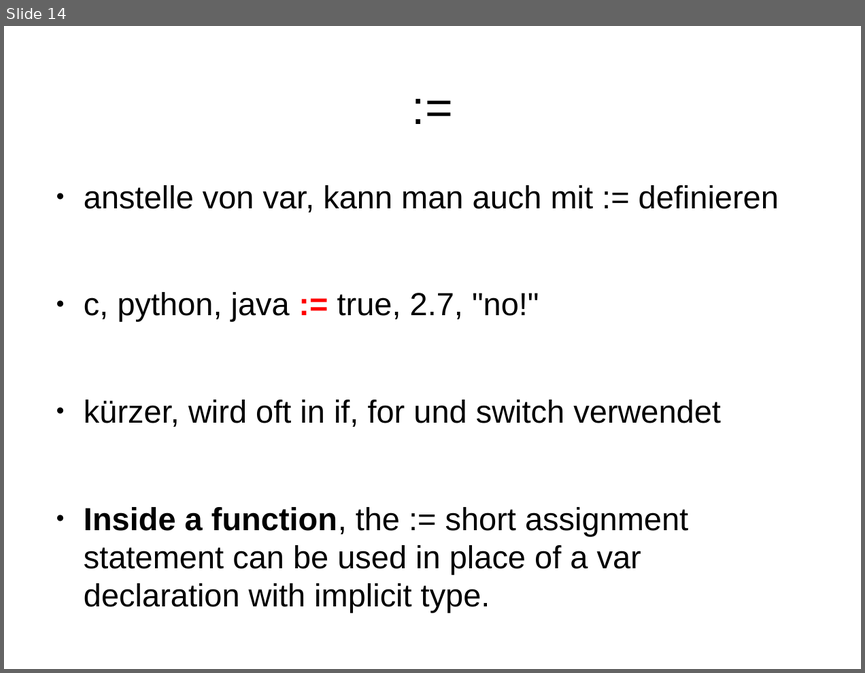
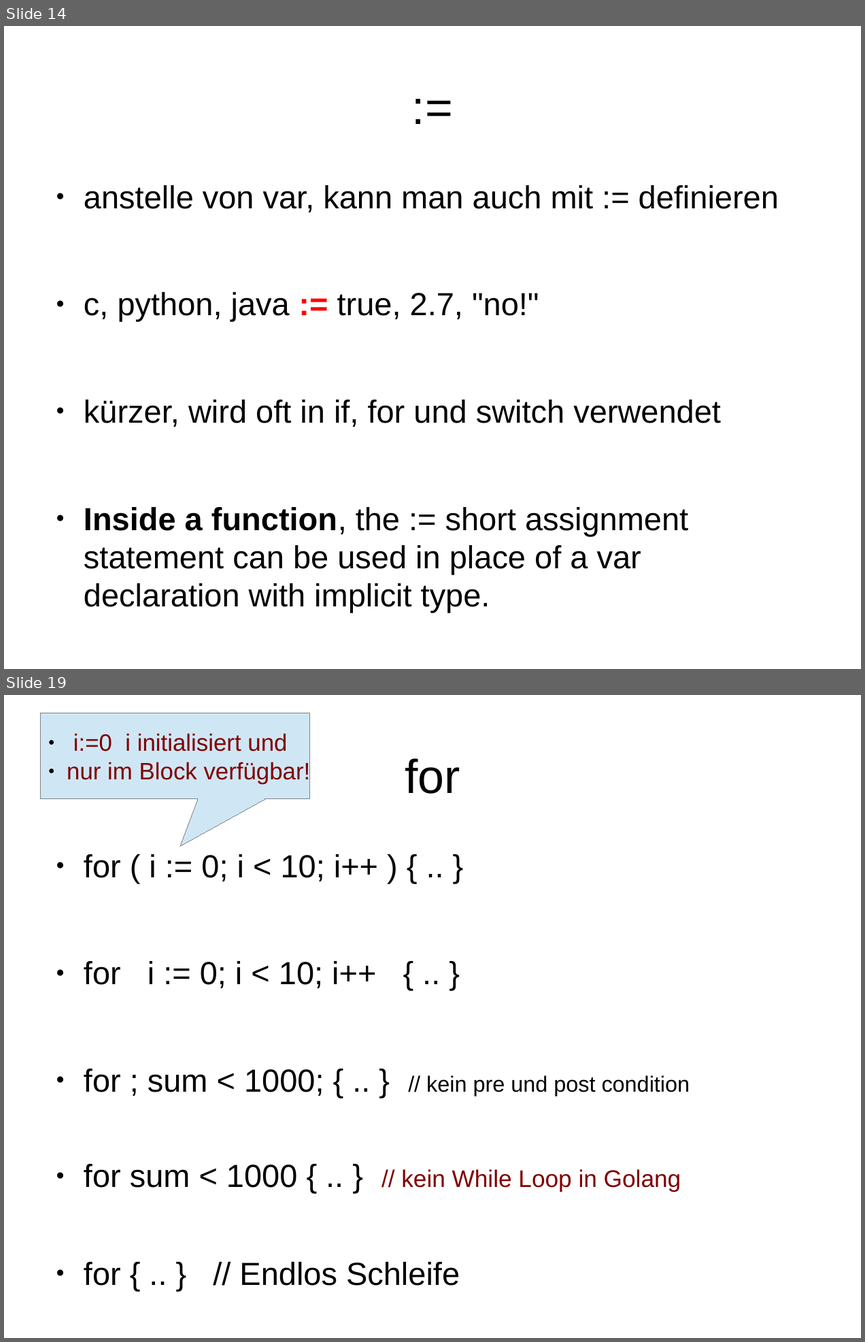
Before and after one commit to rayank77b/smallStuffs, a slide deck: programmierung/vortrag/golang.odp. Shown one above the other, each under a label of ours: slide 14 before the commit, slides 14 and 19 after it; the slides between them are not shown. The pictures are 865x673 and 865x1342 pixels, drawn with LibreOffice and Linux fonts; fonts in the diff are those of the drawing. Boxes give left, top, right and bottom in pixels: in the first picture for what was removed or moved away, otherwise in the second. Text is boxed around its words. In the diff, an @@ line names an element or a change of style, - is before the commit and + after.

```diff
--- a/programmierung/vortrag/golang.odp
+++ b/programmierung/vortrag/golang.odp
@@ slide 19 added at [4, 695, 861, 1338], background #FFFFFF @@
@@ speech box added at [41, 713, 309, 799], fill #CFE7F5, outline #808080 0 pt, 22 pt, text #800000 @@
+● i:=0 i initialisiert und
+● nur im Block verfügbar!
@@ title added at [405, 758, 460, 794], 44 pt, text #000000 @@
+for
@@ text added at [84, 854, 690, 1191], 29.6 pt, text #000000 @@
+● for ( i := 0; i < 10; i++ ) { .. }
+● for i := 0; i < 10; i++ { .. }
+● for ; sum < 1000; { .. } // kein pre und post condition
+● for sum < 1000 { .. } // kein While Loop in Golang
+● for { .. } // Endlos Schleife
```
Also in this commit, not shown: 5 other slides added, 4 slides removed.
